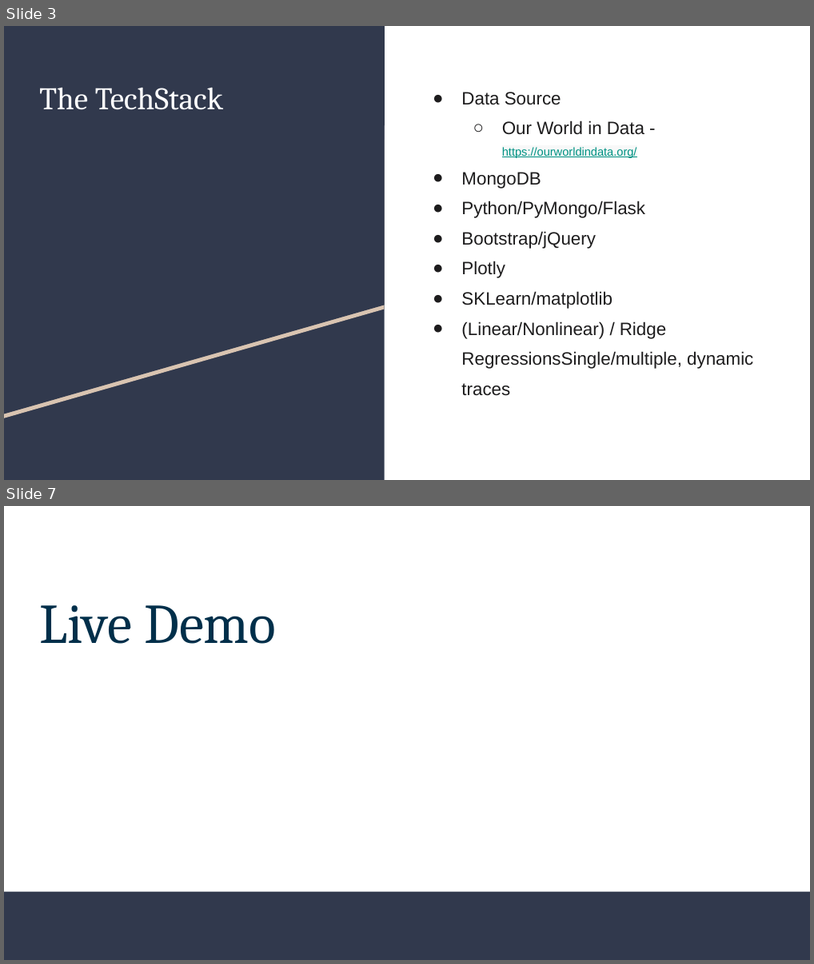
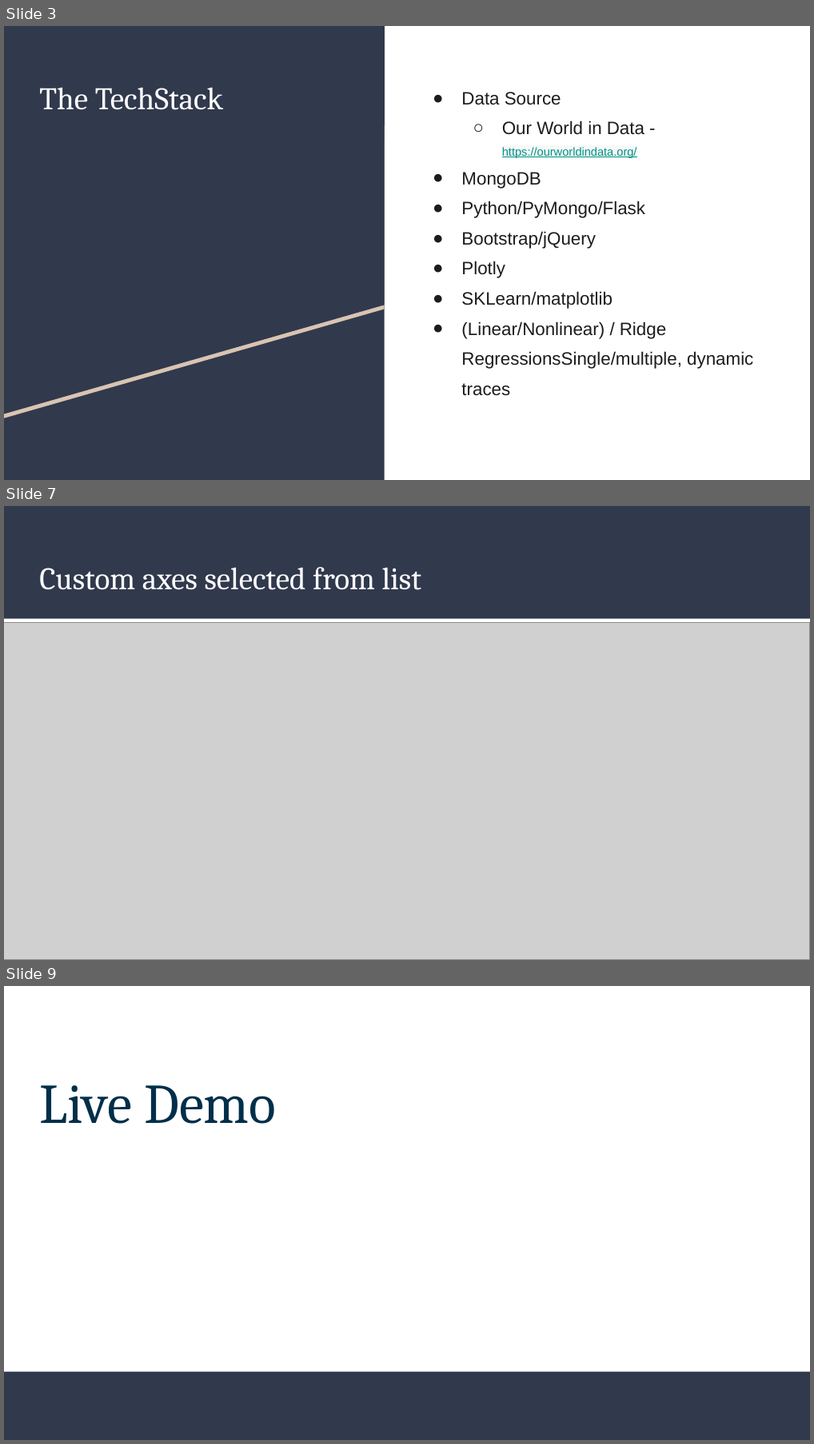
Before and after one commit to whiterabbit2020/final_project, a slide deck: COVID-19.pptx. Shown one above the other, each under a label of ours: slides 3 and 7 before the commit, slides 3, 7 and 9 after it; the slides between them are not shown. The pictures are 814x964 and 814x1444 pixels, drawn with LibreOffice and Linux fonts; fonts in the diff are those of the drawing; grey boxes stand for pictures. Boxes give left, top, right and bottom in pixels: in the first picture for what was removed or moved away, otherwise in the second. Text is boxed around its words. In the diff, an @@ line names an element or a change of style, - is before the commit and + after.

```diff
--- a/COVID-19.pptx
+++ b/COVID-19.pptx
@@ slide 7 added at (4,506,810,960), background #FFFFFF @@
@@ rectangle added at (4,506,810,619), fill #31394D @@
@@ title added at (39,567,422,590), 28 pt, text #FFFFFF @@
+Custom axes selected from list
@@ picture added at (4,622,810,959) @@
@@ what was slide 7 is now slide 9 @@
```
Also in this commit, not shown: 3 slides changed, 1 other slide added, 1 other file.
